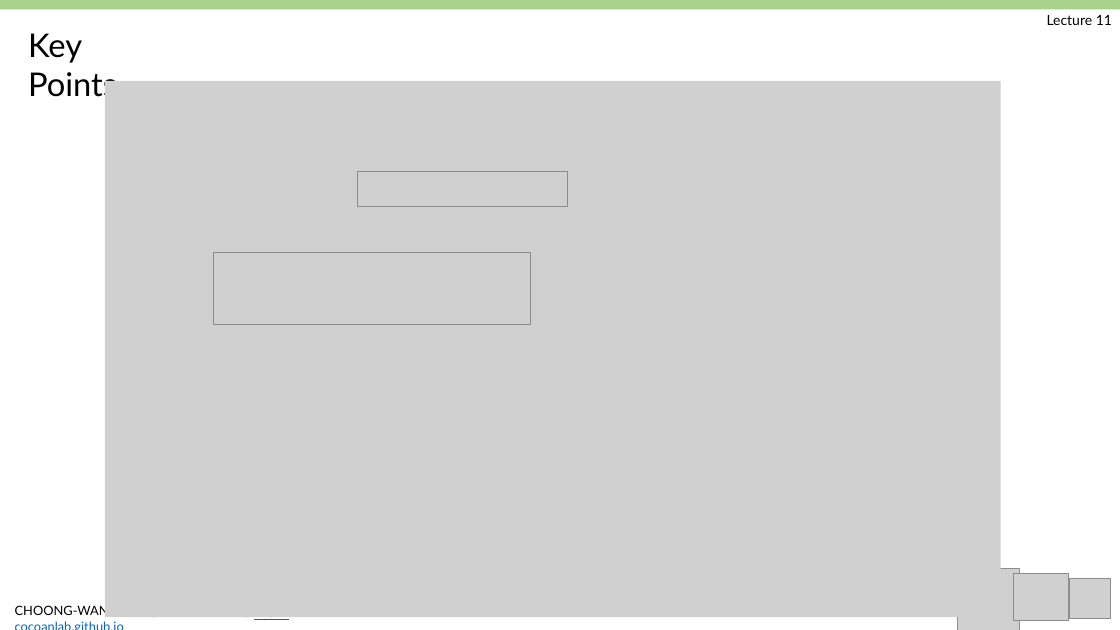
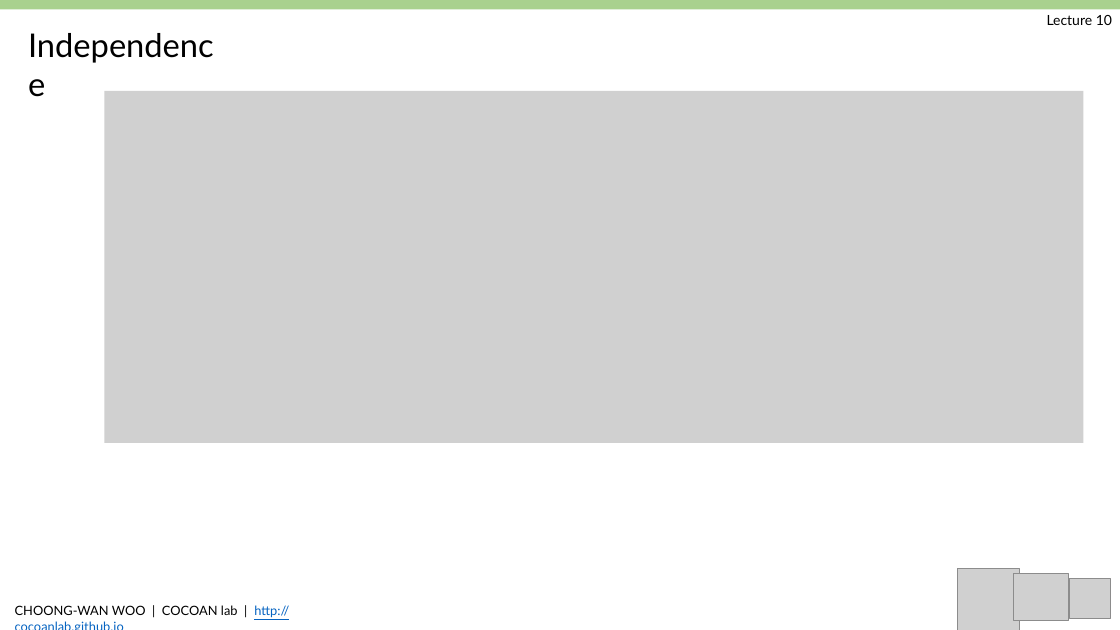
Before and after one commit to jun-hyeok/GBE3037-41_BME-Probability-and-Stability_2019Spring, a slide deck: slide 10 of slides/Woo_GBE3037_L10.pptx. Drawn at 1120x630 pixels with LibreOffice and Linux fonts; fonts in the diff are those of the drawing; grey boxes stand for pictures. Boxes give left, top, right and bottom in pixels: in the first picture for what was removed or moved away, otherwise in the second. Text is boxed around its words. In the diff, an @@ line names an element or a change of style, - is before the commit and + after.

```diff
--- a/slides/Woo_GBE3037_L10.pptx
+++ b/slides/Woo_GBE3037_L10.pptx
@@ text at bbox=[1047, 15, 1112, 25]: text changed @@
-Lecture 11
+Lecture 10
@@ text at bbox=[28, 33, 117, 102]: text changed @@
-Key Points
+Independence
@@ picture: place and size @@
-picture at bbox=[105, 81, 1002, 618]
+picture at bbox=[104, 91, 1084, 443]
@@ picture removed at bbox=[357, 171, 567, 207] @@
@@ picture removed at bbox=[213, 253, 530, 325] @@
```
Also in this commit, not shown: 7 other slides changed, 7 slides added, 2 slides removed, 2 other files.
